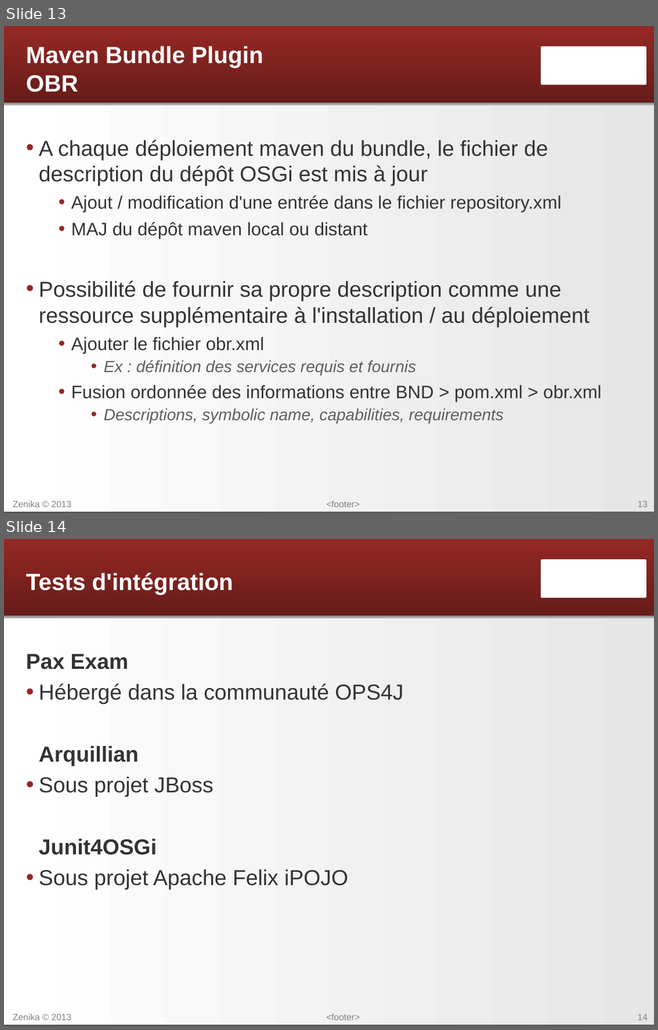
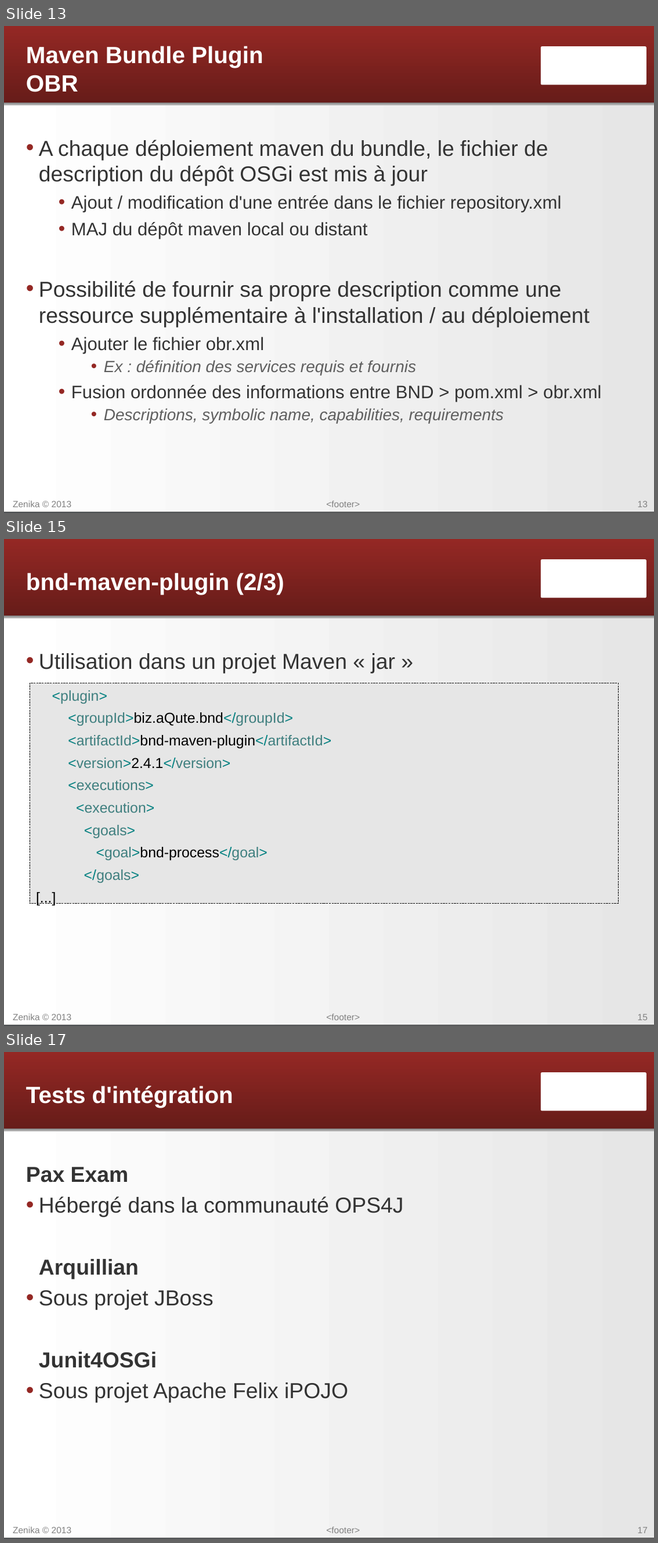
Before and after one commit to Zenika-Training/formation-osgi, a slide deck: SVN/OSGi - 11 - Industrialisation.odp. Shown one above the other, each under a label of ours: slides 13 and 14 before the commit, slides 13, 15 and 17 after it; the slides between them are not shown. The pictures are 658x1030 and 658x1543 pixels, drawn with LibreOffice and Linux fonts; fonts in the diff are those of the drawing; background and template pictures are left out. Boxes give left, top, right and bottom in pixels: in the first picture for what was removed or moved away, otherwise in the second. Text is boxed around its words. In the diff, an @@ line names an element or a change of style, - is before the commit and + after.

Commit message:
Ajout de slides de présentation du bnd-maven-plugin (alternative au maven-bundle-plugin, slides 14-16)

```diff
--- a/SVN/OSGi - 11 - Industrialisation.odp
+++ b/SVN/OSGi - 11 - Industrialisation.odp
@@ slide 15 added at [4,539,654,1026], background gradient #D5DFE7 to #FEFEFE; not listed: 7 template elements that a slide beside it also shows @@
@@ title added at [26,573,284,595], 26 pt, text #FFFFFF, bold @@
+bnd-maven-plugin (2/3)
@@ text added at [39,653,395,673], 24 pt, text #333333 @@
+• Utilisation dans un projet Maven « jar »
@@ text added at [30,683,618,910], fill #E6E6E6, outline #000000 0 pt, 16 pt, text #3F7F7F @@
+<plugin>
+<groupId>biz.aQute.bnd</groupId>
+<artifactId>bnd-maven-plugin</artifactId>
+<version>2.4.1</version>
+<executions>
+<execution>
+<goals>
+<goal>bnd-process</goal>
+</goals>
+[...]
@@ what was slide 14 is now slide 17 @@
@@ page number at [637,1527,647,1533]: text changed @@
-14
+17
```
Also in this commit, not shown: 9 slides changed, 2 other slides added.
